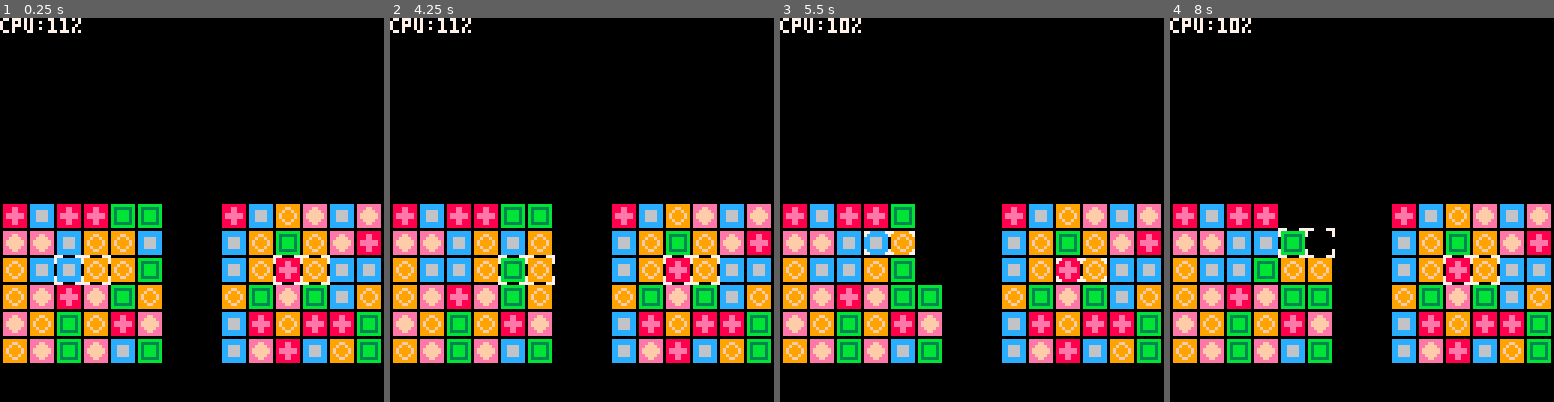
Above: before the commit, frames 1-4 (left to right).
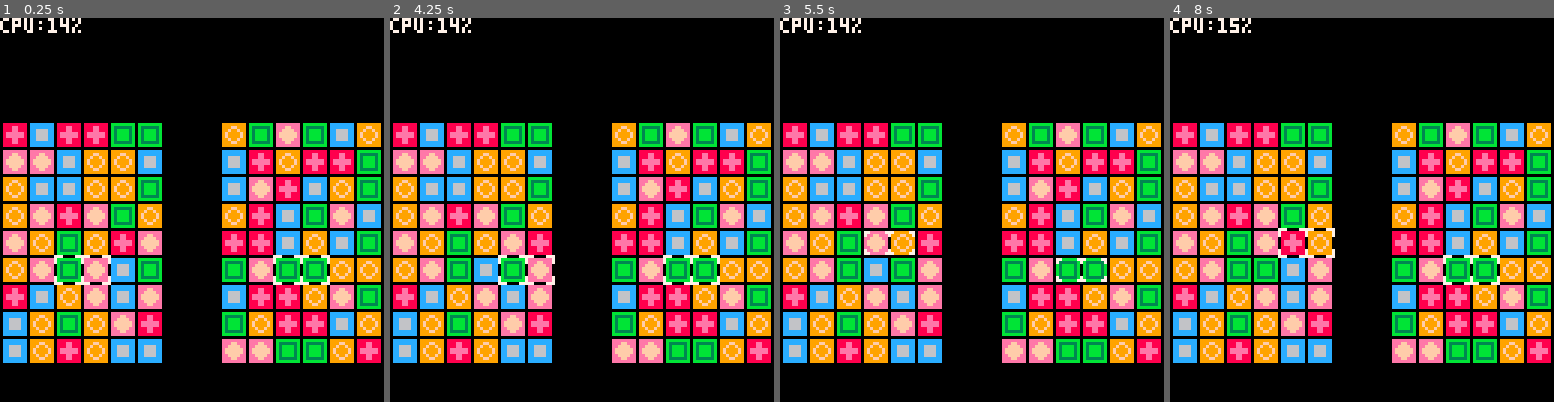
Above: after the commit, the same moments.

Repository: stevelavietes/pico8carts
Game: PICO-8 cartridge pa.p8
Same seed, same stepped clock (60 frames per second), same inputs: the game is played once before the commit and once after it.
Inputs:
- Up to frame 1 (0.25 s): no input
- Up to frame 2 (4.25 s): tap X (X key) at 0.33, 1.07, 1.85, 2.97, 4.08 s; hold Right 1.6-2.1 s; hold Up 2.15-2.42 s; hold Right 2.47-3.03 s; hold Left 3.08-3.58 s; hold Down 3.63-3.97 s; hold Right from 4.02 s (still down)
- Up to frame 3 (5.5 s): release Right at 4.68 s; hold Up 4.73-5.03 s; hold Left from 5.08 s (still down); tap X (X key) at 5.2 s
- Up to frame 4 (8 s): release Left at 5.68 s; hold Down 5.73-6.03 s; hold Right 6.08-6.58 s; tap X (X key) at 6.32, 7.43 s; hold Right 6.63-7.13 s; hold Up 7.18-7.45 s; hold Right from 7.5 s (still down)

The runs differ from the first frame. In frame 1, 36% of the frame differs, in the area x 0-100%, y 0-90%; in frame 2, 36%; in frame 3, 36%; in frame 4, 37%.

Commit message:
don't swap two empty spaces (aesthetic only improvement)

Diff:
--- a/pa.p8
+++ b/pa.p8
@@ -81,7 +81,8 @@
   local t1 = b.t[y][x]
   local t2 = b.t[y][x+1]
 
-  if not busy(t1, t2) then
+  if not busy(t1, t2) and
+    (t1.t>0 or t2.t>0) then
    t1.s = g.tick
    t1.ss = 1
    t2.s = g.tick
@@ -326,8 +327,8 @@
  g.l_b = 5
  g.cs = {}
  g.bs = {}
- add(g.bs, make_board(6,12,1,8,nil,5))
- add(g.bs, make_board(6,12,74,8,1,5))
+ add(g.bs, make_board(6,12,1,8,0,8))
+ add(g.bs, make_board(6,12,74,8,1,8))
  g.tick = 0
 end
 
